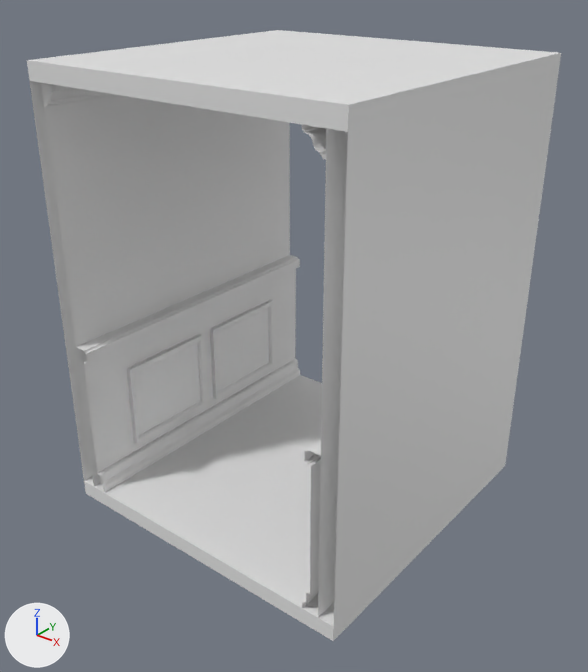
The FBX model Horror Hotel/Assets/Models/Modulair/GangRecht.fbx as it was, and as the next commit left it.
Camera for both pictures: a 50 mm camera at (2.78, -3.55, 3.25) aimed at (0.03, -0.12, 1.12). The axes (+X, +Y, +Z) are drawn at lower left. The lights are the same throughout. The older version comes first. Where no turn or scale is listed for an object, it has been applied to the vertices.

The first picture shows 'muur.009', 'muur.018', 'vloer.017', 'vloer.026'.
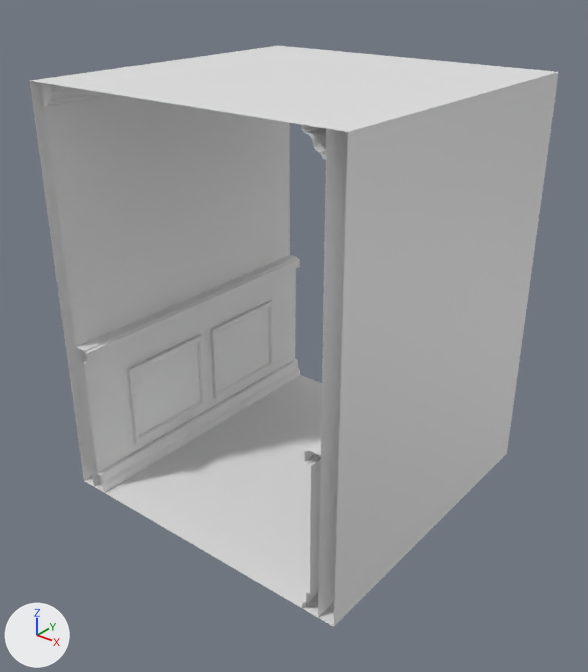
Boxes [x1, y1, x2, y2] around the edits, measured in the pictures (588 x 672 px):
'vloer.026', reshaped (16% shorter)
    before: [27, 30, 561, 132]
    after: [31, 46, 557, 132]
'vloer.017', reshaped
    before: [84, 375, 507, 641]
    after: [85, 375, 334, 627]
part 1 of me_cube_103, deleted
    before: [27, 30, 561, 132]
part 2 of me_cube_094, deleted
    before: [84, 454, 507, 641]

Patch to the scene script:
```diff
--- a/Horror Hotel/Assets/Models/Modulair/GangRecht.fbx.py
+++ b/Horror Hotel/Assets/Models/Modulair/GangRecht.fbx.py
@@ me_cube_103 @@
 # used by ob_vloer_026; location = (0.0, 0.0, 2.6)
 # verts and faces of me_cube_103; kept vertices keep their numbers, new ones are numbered from 8
 # before: 0 (-1.0, -1.0, 0.0) at pixel (29, 80), 1 (-1.0, -1.0, 0.1) at pixel (26, 60), 2 (-1.0, 1.0, 0.0), 3 (-1.0, 1.0, 0.1) at pixel (277, 30), 4 (1.0, -1.0, 0.0) at pixel (347, 131)
 # before: 5 (1.0, -1.0, 0.1) at pixel (348, 104), 6 (1.0, 1.0, 0.0) at pixel (558, 71), 7 (1.0, 1.0, 0.1) at pixel (561, 52)
-me_cube_103.from_pydata(...)  # 8 vertices, 6 faces; spans x -1.0..1.0, y -1.0..1.0, z 0.0..0.1
+me_cube_103.from_pydata(...)  # 4 vertices, 1 face; spans x -1.0..1.0, y -1.0..1.0, z 0.0
+# me_cube_103 part 1
+delete_vertices([1, 3, 5, 7])  # with the faces that use them
@@ me_cube_094 @@
 # used by ob_vloer_017; location = (0.0, 0.0, 0.0)
 # verts and faces of me_cube_094; kept vertices keep their numbers, new ones are numbered from 8
 # before: 0 (-1.0, -1.0, 0.0) at pixel (85, 493), 1 (-1.0, -1.0, 0.1) at pixel (84, 480), 2 (-1.0, 1.0, 0.0), 3 (-1.0, 1.0, 0.1), 4 (1.0, -1.0, 0.0) at pixel (333, 641)
 # before: 5 (1.0, -1.0, 0.1) at pixel (333, 626), 6 (1.0, 1.0, 0.0) at pixel (505, 465), 7 (1.0, 1.0, 0.1) at pixel (506, 453)
-me_cube_094.from_pydata(...)  # 8 vertices, 6 faces; spans x -1.0..1.0, y -1.0..1.0, z 0.0..0.1
+me_cube_094.from_pydata(...)  # 4 vertices, 1 face; spans x -1.0..1.0, y -1.0..1.0, z 0.1
+# me_cube_094 part 2
+delete_vertices([0, 2, 4, 6])  # with the faces that use them
```
